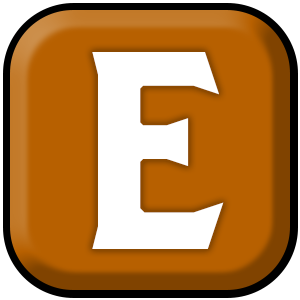
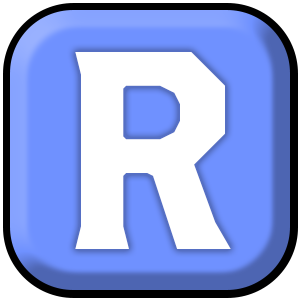
Layered file, before and after one edit (w=300, h=300). Changes by layer:
added group "E_Symbol" (3rd of 3) with 4 layers above "Layer 1" over <box>10,10,290,290</box>
renamed "E" to "R", moved it into group "E_Symbol", painted on it over <box>75,52,231,249</box>
moved "Rectangle 1" (3rd of 4, in "E_Symbol") into group "E_Symbol", painted on it over <box>10,10,290,290</box>
moved "Rectangle 1" (4th of 4, in "E_Symbol") into group "E_Symbol" over <box>10,10,290,290</box>
